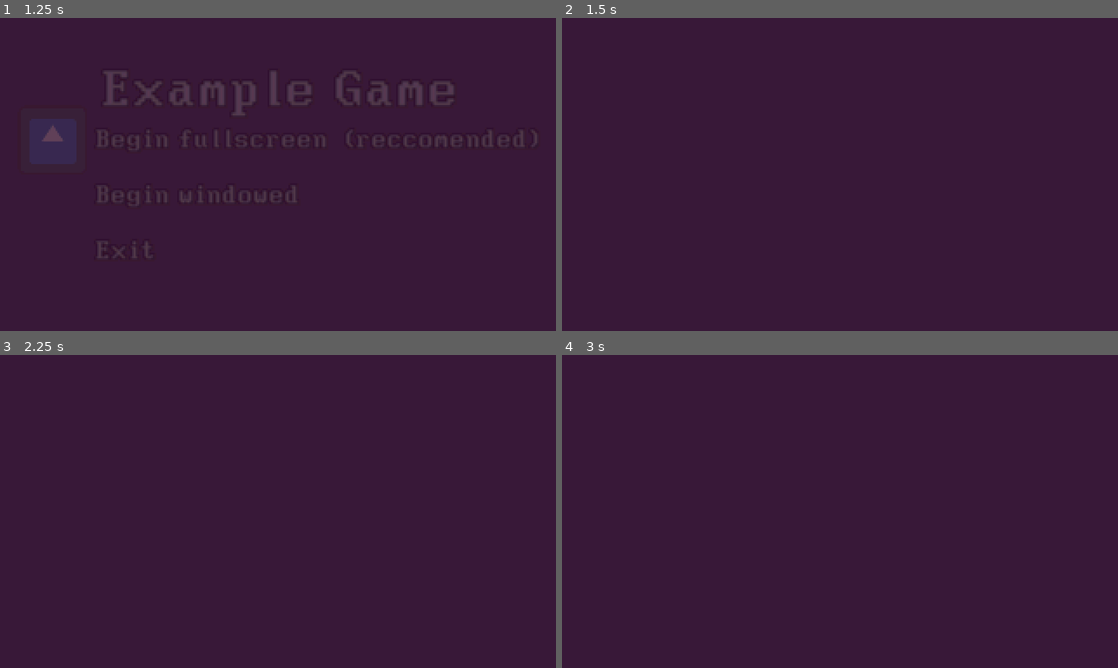
Above: before the commit, frames 1-4 (two rows, left to right).
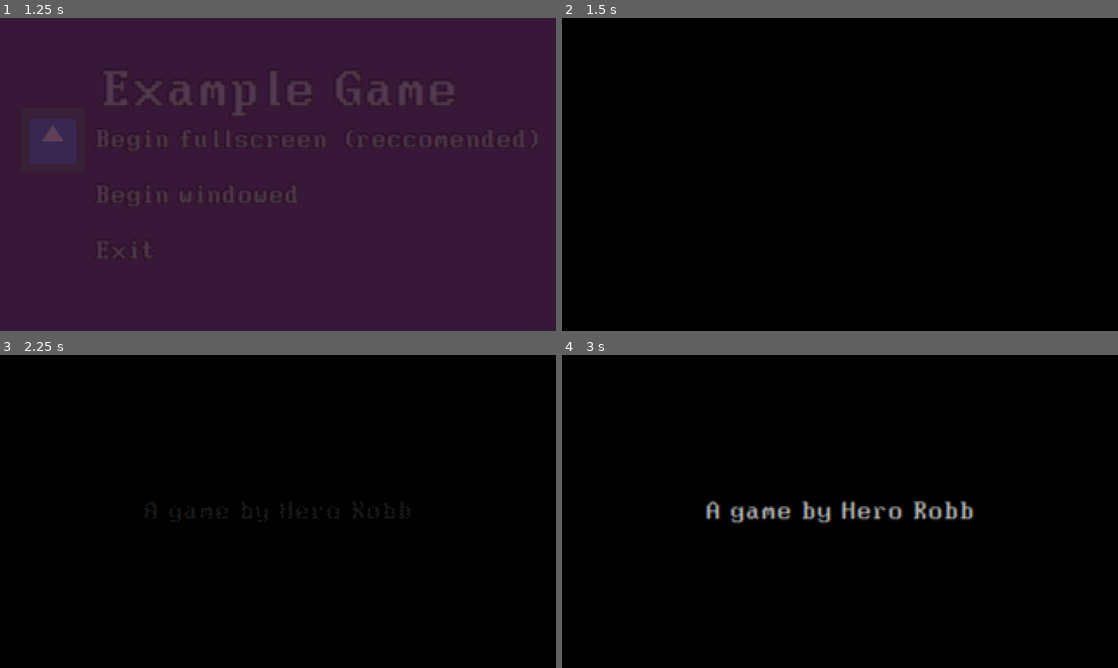
Above: after the commit, the same moments.

Repository: HeroRobb/godot-psx-starter-project
Game: Godot game, scene res://management/game_manager.tscn
Two runs of this game, one before a commit and one after it. Both use one fixed random seed, a clock stepped at 60 frames per second and the inputs below. The engine's default icon, where the game draws it, is replaced by a stand-in: a white triangle on a blue panel in a dark square.
Inputs (mouse positions are in pixels of both pictures, inside the frame that each line leads up to):
- Up to frame 1 (1.25 s): tap Enter (ui_accept) at 0.5 s; move the mouse to (278, 140) at 0.52 s; hold Right (ui_right) from 0.53 s (still down); hold Enter (ui_accept) from 0.53 s (still down); click (278, 140) at 0.67 s
- Up to frame 2 (1.5 s): move the mouse to (840, 196) at 1.27 s; release Right (ui_right) at 1.28 s; release Enter (ui_accept) at 1.28 s; hold Down (ui_down) from 1.28 s (still down); tap E (interact) at 1.35 s; click (840, 196) at 1.42 s
- Up to frame 3 (2.25 s): tap Enter (ui_accept) at 1.52, 1.55, 1.82, 2 s; move the mouse to (333, 442) at 2.02 s; release Down (ui_down) at 2.03 s; hold Right (ui_right) from 2.03 s (still down); hold Enter (ui_accept) from 2.03 s (still down); tap 0 at 2.1 s; click (333, 442) at 2.17 s
- Up to frame 4 (3 s): move the mouse to (812, 574) at 2.77 s; release Right (ui_right) at 2.78 s; release Enter (ui_accept) at 2.78 s; hold Up (ui_up) from 2.78 s (still down); tap 1 at 2.85 s; click (812, 574) at 2.92 s

Frame 1 is identical in both runs. In frame 2, 100% of the frame differs, in the area x 0-100%, y 0-100%; in frame 3, 100%; in frame 4, 100%.
Error before the commit: Parse Error: Cannot find member "GLITCH" in base "Glbl.SHADERS". (res://management/screen_space_shader_manager.gd:25)

Commit message:
fixed selection_container._switch_menu
it actually never worked, apparently lol
Also changed calls to x_needed.emit to x_requested.emit
and GLITCH was added to Global.SHADERS

Diff:
--- a/levels/example/main_menu_example.gd
+++ b/levels/example/main_menu_example.gd
@@ -3,10 +3,18 @@
 
 enum MENUS {
 	BASE,
+	LOAD,
+	OPTION,
 }
 
 const BASE_START_SELECTION = "Start"
+const BASE_LOAD_SELECTION = "Load game"
+const BASE_OPTIONS_SELECTION = "Options"
 const BASE_QUIT_SELECTION = "Exit"
+const LOAD_SLOT_1_SELECTION = "1"
+const LOAD_SLOT_2_SELECTION = "2"
+const LOAD_SLOT_3_SELECTION = "3"
+const LOAD_BACK_SELECTION = "Back"
 
 @export var starting_level_id: Global.LEVELS = Global.LEVELS.TEST
 
@@ -15,31 +23,27 @@
 @onready var _menu_timer: Timer = $MenuTimer
 @onready var _selection_containers: Dictionary = {
 	MENUS.BASE: $Menus/MarginContainer/BaseMenuSelectionContainer,
+	MENUS.LOAD: $Menus/MarginContainer/LoadMenuSelectionContainer
 }
 
 
 func _ready() -> void:
-	_menu_timer.wait_time = SelectionContainer.TRANS_DURATION
+	_menu_timer.wait_time = SelectionContainer.TRANS_DURATION + 0.2
 	_connect_signals()
 	_show_menu()
-
-
-func _connect_signals() -> void:
-	var base_selection_container: SelectionContainer = _selection_containers[MENUS.BASE]
-	base_selection_container.option_confirmed.connect(_on_base_option_confirmed)
 
 
 func _switch_menu(new_menu_id: int) -> void:
 	if _current_menu_id == new_menu_id:
 		return
 
-	for menu_type in MENUS:
-		_selection_containers[MENUS[menu_type]].menu_available = false
-	_menu_timer.start()
-	await _menu_timer.timeout
+	var current_selection_container: SelectionContainer = _selection_containers[_current_menu_id]
+	var new_selection_container: SelectionContainer = _selection_containers[new_menu_id]
+	current_selection_container.menu_available = false
+	await current_selection_container.transition_finished
 
 	_current_menu_id = new_menu_id
-	_selection_containers[_current_menu_id].menu_available = true
+	new_selection_container.menu_available = true
 
 
 func _show_menu() -> void:
@@ -50,5 +54,22 @@
 	match selection_name:
 		BASE_START_SELECTION:
 			SignalManager.change_scene_requested.emit(starting_level_id)
+		BASE_LOAD_SELECTION:
+			_switch_menu(MENUS.LOAD)
 		BASE_QUIT_SELECTION:
 			get_tree().quit()
+
+
+func _on_load_selection_confirmed(selection_name: String) -> void:
+	match selection_name:
+		LOAD_SLOT_1_SELECTION: SignalManager.game_save_load_requested.emit(1)
+		LOAD_SLOT_2_SELECTION: SignalManager.game_save_load_requested.emit(2)
+		LOAD_SLOT_3_SELECTION: SignalManager.game_save_load_requested.emit(3)
+		LOAD_BACK_SELECTION: _switch_menu(MENUS.BASE)
+
+
+func _connect_signals() -> void:
+	var base_selection_container: SelectionContainer = _selection_containers[MENUS.BASE]
+	base_selection_container.selection_confirmed.connect(_on_base_option_confirmed)
+	var load_selection_container: SelectionContainer = _selection_containers[MENUS.LOAD]
+	load_selection_container.selection_confirmed.connect(_on_load_selection_confirmed)
--- a/levels/example/main_menu_example.tscn
+++ b/levels/example/main_menu_example.tscn
@@ -1,4 +1,4 @@
-[gd_scene load_steps=5 format=3]
+[gd_scene load_steps=5 format=3 uid="uid://bw0oapmkf47f1"]
 
 [ext_resource type="Script" path="res://levels/example/main_menu_example.gd" id="1_ms4k7"]
 [ext_resource type="Texture2D" uid="uid://susf0ur67j3h" path="res://materials/textures/warning_background.png" id="2_wujuc"]
@@ -46,7 +46,8 @@
 
 [node name="BaseMenuSelectionContainer" parent="Menus/MarginContainer" instance=ExtResource("3_do6o3")]
 layout_mode = 2
-title = "Base"
+theme_override_constants/separation = -8
+title = "Example Menu"
 title_font_size = 32
 
 [node name="MenuSelection" parent="Menus/MarginContainer/BaseMenuSelectionContainer" instance=ExtResource("4_axy38")]
@@ -55,11 +56,44 @@
 
 [node name="MenuSelection2" parent="Menus/MarginContainer/BaseMenuSelectionContainer" instance=ExtResource("4_axy38")]
 layout_mode = 2
+selection_name = "Load game"
+
+[node name="MenuSelection4" parent="Menus/MarginContainer/BaseMenuSelectionContainer" instance=ExtResource("4_axy38")]
+layout_mode = 2
 selection_name = "Options"
 
 [node name="MenuSelection3" parent="Menus/MarginContainer/BaseMenuSelectionContainer" instance=ExtResource("4_axy38")]
 layout_mode = 2
 selection_name = "Exit"
 
+[node name="LoadMenuSelectionContainer" parent="Menus/MarginContainer" instance=ExtResource("3_do6o3")]
+visible = false
+modulate = Color(1, 1, 1, 0)
+layout_mode = 2
+theme_override_constants/separation = -8
+menu_available = false
+title = "Load save slot"
+title_font_size = 32
+
+[node name="MenuSelection" parent="Menus/MarginContainer/LoadMenuSelectionContainer" instance=ExtResource("4_axy38")]
+layout_mode = 2
+selection_name = "1"
+
+[node name="MenuSelection2" parent="Menus/MarginContainer/LoadMenuSelectionContainer" instance=ExtResource("4_axy38")]
+layout_mode = 2
+selection_name = "2"
+
+[node name="MenuSelection3" parent="Menus/MarginContainer/LoadMenuSelectionContainer" instance=ExtResource("4_axy38")]
+layout_mode = 2
+selection_name = "3"
+
+[node name="MenuSelection4" parent="Menus/MarginContainer/LoadMenuSelectionContainer" instance=ExtResource("4_axy38")]
+layout_mode = 2
+selection_name = "Back"
+
 [node name="MenuTimer" type="Timer" parent="."]
 one_shot = true
+
+[node name="Label" type="Label" parent="MenuTimer"]
+offset_right = 40.0
+offset_bottom = 16.0
--- a/levels/launcher.gd
+++ b/levels/launcher.gd
@@ -42,7 +42,7 @@
 
 func _ready() -> void:
 	SignalManager.pp_all_disabled.emit()
-	_selection_container.option_confirmed.connect(_on_selection_container_selection_confirmed)
+	_selection_container.selection_confirmed.connect(_on_selection_container_selection_confirmed)
 	SignalManager.set_window_mode.emit(Global.WINDOW_MODES.WINDOWED_MED)
 	_selection_container.menu_available = true
 
@@ -93,6 +93,9 @@
 
 
 func _on_selection_container_selection_confirmed(selection_name: String) -> void:
+	_selection_container.menu_available = false
+	await _selection_container.transition_finished
+
 	match selection_name:
 		first_selection_name:
 			handle_first_selection()
@@ -103,5 +106,5 @@
 		exit_selection_name:
 			get_tree().quit()
 
+	SignalManager.pp_default_shaders_enabled_changed.emit(true)
 	SignalManager.change_scene_requested.emit(next_level_id, false, 0.05)
-	SignalManager.pp_default_shaders_enabled_changed.emit(true)
--- a/levels/level.gd
+++ b/levels/level.gd
@@ -48,13 +48,13 @@
 
 
 func _connect_signals() -> void:
-	SignalManager.instance_needed.connect(_on_instance_needed)
+	SignalManager.instance_requested.connect(_on_instance_requested)
 	var player = _player_container.get_player()
 	for safety_net in _area_container.get_safety_nets():
 		safety_net.player_entered.connect(_player_container.teleport_player_to_safety)
 
 
-func _on_instance_needed(instance_scene: PackedScene, location: Vector3) -> void:
+func _on_instance_requested(instance_scene: PackedScene, location: Vector3) -> void:
 	var new_instance = instance_scene.instantiate()
 	add_child(new_instance)
 	new_instance.global_transform.origin = location
--- a/management/camera_manager.gd
+++ b/management/camera_manager.gd
@@ -20,10 +20,10 @@
 
 
 func _ready() -> void:
-	SignalManager.camera_cut_needed.connect(cut_to_camera)
-	SignalManager.camera_return_cut_needed.connect(return_cut)
-	SignalManager.camera_transition_needed.connect(transition_to_camera)
-	SignalManager.camera_return_transition_needed.connect(return_transition)
+	SignalManager.camera_cut_requested.connect(cut_to_camera)
+	SignalManager.camera_return_cut_requested.connect(return_cut)
+	SignalManager.camera_transition_requested.connect(transition_to_camera)
+	SignalManager.camera_return_transition_requested.connect(return_transition)
 
 
 ## This function does a hard cut to the to_camera, essentially making the
--- a/management/game_manager.gd
+++ b/management/game_manager.gd
@@ -133,7 +133,7 @@
 
 
 func _connect_signals() -> void:
-	SignalManager.change_scene_needed.connect(change_scene)
+	SignalManager.change_scene_requested.connect(change_scene)
 	SignalManager.pause_allowed_changed.connect(set_pause_allowed)
 	SignalManager.paused_changed.connect(set_paused)
 	SignalManager.set_delayed.connect(set_delayed)
--- a/management/global.gd
+++ b/management/global.gd
@@ -62,6 +62,7 @@
 	PSX_DITHER,
 	SHARPNESS,
 	VHS,
+	GLITCH,
 }
 
 const GAME_STATE_SAVER_GROUP = "game_state_saver"
--- a/management/sound_manager.gd
+++ b/management/sound_manager.gd
@@ -246,9 +246,9 @@
 
 
 func _connect_signals() -> void:
-	SignalManager.music_load_needed.connect(_add_music)
-	SignalManager.ambience_load_needed.connect(_add_ambience)
-	SignalManager.sfx_load_needed.connect(_add_sfx)
+	SignalManager.music_load_requested.connect(_add_music)
+	SignalManager.ambience_load_requested.connect(_add_ambience)
+	SignalManager.sfx_load_requested.connect(_add_sfx)
 
 
 func _print_unknown_sound_id_error(sound_id: int, players_group_id: int) -> void:
--- a/ui/menu_selection.gd
+++ b/ui/menu_selection.gd
@@ -9,7 +9,7 @@
 ## of it's own class and to have it's variables changed in the editor.
 
 
-signal moused_over(options_index)
+signal moused_over(selection_index)
 signal slider_value_changed(new_value, id)
 
 ## This is what the player will see in game. If you want more text that is
@@ -24,7 +24,7 @@
 
 ## This value is if this node is currently selected by the player.
 var selected: bool = false : set = set_selected
-var option_index: int
+var selection_index: int
 
 var _slider: HSlider
 
@@ -88,7 +88,7 @@
 
 
 func _on_mouse_entered() -> void:
-	moused_over.emit(option_index)
+	moused_over.emit(selection_index)
 
 
 func _on_slider_value_changed(new_value: float) -> void:
--- a/ui/menu_selection_container.gd
+++ b/ui/menu_selection_container.gd
@@ -8,7 +8,8 @@
 ## This is intended to have multiple children of the [MenuSelection] class.
 
 
-signal option_confirmed(option)
+signal selection_confirmed(option)
+signal transition_finished()
 signal slider_value_changed(value, id)
 
 const TRANS_DURATION = 0.9
@@ -25,7 +26,7 @@
 @export var ui_cancel_sound_id: Global.SFX = Global.SFX.BLIP
 
 var options: Array
-var currently_selected_option: MenuSelection
+var current_selection: MenuSelection
 
 var _selected_option_index: int
 var _readied: bool = false
@@ -41,7 +42,7 @@
 		var menu_selection: MenuSelection = child
 
 		menu_selection.set_font_size(selection_font_size)
-		menu_selection.option_index = options.size()
+		menu_selection.selection_index = options.size()
 		options.append(menu_selection)
 		menu_selection.moused_over.connect(_on_option_moused_over)
 		menu_selection.gui_input.connect(_on_option_gui_input)
@@ -66,7 +67,7 @@
 	elif event.is_action_pressed("ui_left"):
 		action_left()
 	elif event.is_action_pressed("ui_accept"):
-		confirm_currently_selected_option()
+		confirm_current_selection()
 
 
 func set_title(new_title: String) -> void:
@@ -77,9 +78,15 @@
 
 
 func set_menu_available(new_menu_available: bool) -> void:
-	if Engine.is_editor_hint() or menu_available == new_menu_available:
+	if menu_available == new_menu_available:
 		return
+
 	menu_available = new_menu_available
+
+	if Engine.is_editor_hint() or not is_inside_tree():
+		visible = menu_available
+		return
+
 	var end_modulate: Color
 	if menu_available:
 		modulate = _CLEAR_COLOR
@@ -91,8 +98,7 @@
 
 	var trans_tween = create_tween().set_ease(Tween.EASE_IN_OUT)
 	trans_tween.tween_property(self, "modulate", end_modulate, TRANS_DURATION)
-	if not menu_available:
-		trans_tween.tween_callback(hide)
+	trans_tween.tween_callback(_on_tween_finished)
 
 
 func select_next() -> void:
@@ -103,8 +109,8 @@
 	_select(_selected_option_index - 1)
 
 
-func confirm_currently_selected_option() -> void:
-	_confirm_option(currently_selected_option)
+func confirm_current_selection() -> void:
+	_confirm_selection(current_selection)
 
 
 func action_left() -> void:
@@ -141,10 +147,9 @@
 		menu_selection.set_font_size(selection_font_size)
 
 
-func _confirm_option(option) -> void:
-	menu_available = false
+func _confirm_selection(option) -> void:
 	SoundManager.play_sfx(ui_confirm_sound_id)
-	option_confirmed.emit(option.selection_name)
+	selection_confirmed.emit(option.selection_name)
 
 
 func _select(option_index: int, loud: bool = true) -> void:
@@ -155,12 +160,12 @@
 	else:
 		_selected_option_index = option_index
 
-	if currently_selected_option:
-		currently_selected_option.deselect()
-	currently_selected_option = options[_selected_option_index]
+	if current_selection:
+		current_selection.deselect()
+	current_selection = options[_selected_option_index]
 	if loud:
 		SoundManager.play_sfx(ui_change_sound_id)
-	currently_selected_option.select()
+	current_selection.select()
 
 
 func _deselect_all() -> void:
@@ -178,8 +183,14 @@
 	if not menu_available:
 		return
 	if event.button_index == MOUSE_BUTTON_LEFT and event.pressed:
-		confirm_currently_selected_option()
+		confirm_current_selection()
 
 
 func _on_slider_value_changed(new_value: float, id: String) -> void:
 	slider_value_changed.emit(new_value, id)
+
+
+func _on_tween_finished() -> void:
+	transition_finished.emit()
+	if not menu_available:
+		hide
